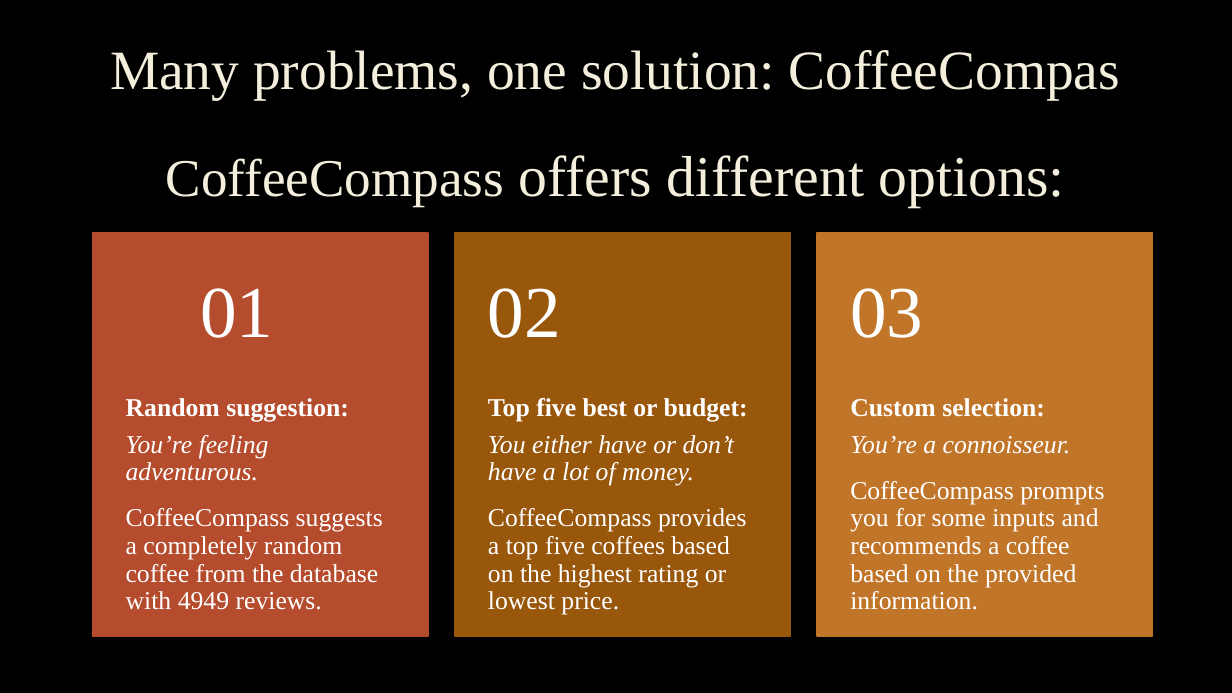
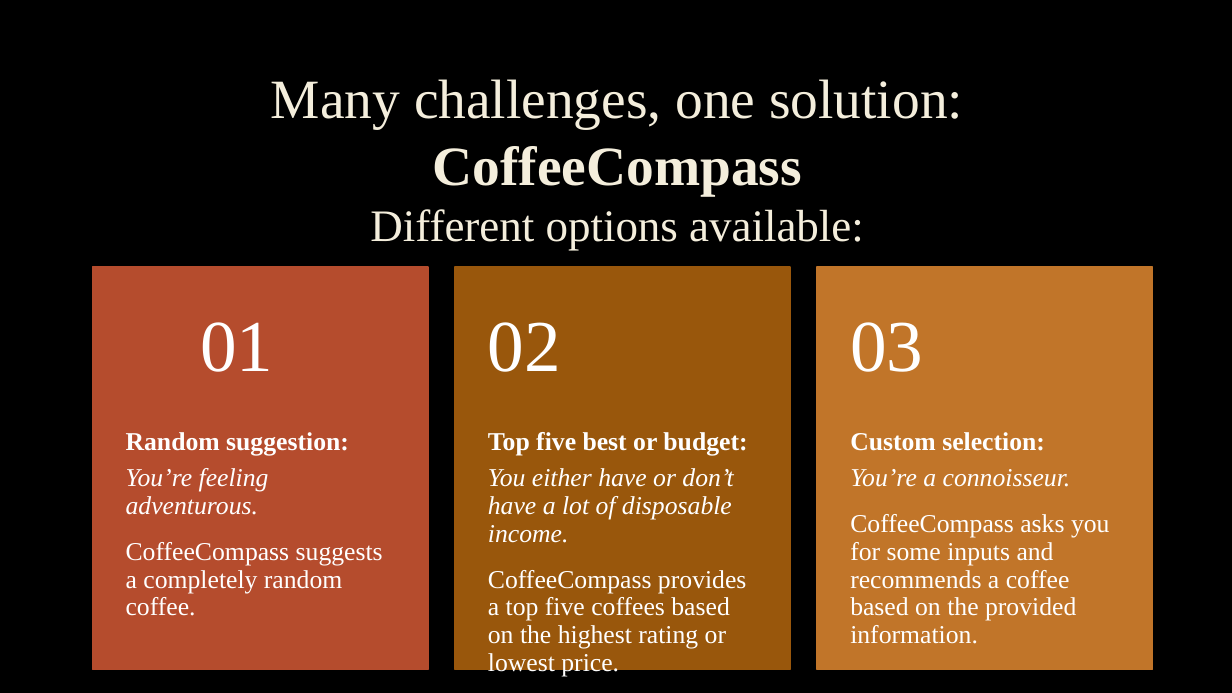
Before and after one commit to DGU94/Final_COFFEE_RECOMMANDER, a slide deck: slide 3 of 4_presentation/presentation_coffee_compass.pptx. Drawn at 1232x693 pixels with LibreOffice and Linux fonts; fonts in the diff are those of the drawing; background and template pictures are left out. Boxes give left, top, right and bottom in pixels: in the first picture for what was removed or moved away, otherwise in the second. Text is boxed around its words. In the diff, an @@ line names an element or a change of style, - is before the commit and + after.

```diff
--- a/4_presentation/presentation_coffee_compass.pptx
+++ b/4_presentation/presentation_coffee_compass.pptx
@@ title at (271, 79, 963, 250): text changed @@
-Many problems, one solution: CoffeeCompas
-CoffeeCompass offers different options:
+Many challenges, one solution: CoffeeCompass
+Different options available:
@@ 6 texts, 3 rectangles: place and size @@
-6 texts, 3 rectangles at (92, 233, 1153, 636)
+6 texts, 3 rectangles at (92, 267, 1153, 676)
@@ text at (488, 468, 733, 543): text changed @@
-You either have or don’t have a lot of money.
+You either have or don’t have a lot of disposable income.
@@ text at (850, 514, 1110, 644): text changed @@
-CoffeeCompass prompts you for some inputs and recommends a coffee based on the provided information.
+CoffeeCompass asks you for some inputs and recommends a coffee based on the provided information.
@@ text at (126, 542, 383, 616): text changed @@
-CoffeeCompass suggests a completely random coffee from the database with 4949 reviews.
+CoffeeCompass suggests a completely random coffee.
```
Also in this commit, not shown: 4 other slides changed, 2 other files.
